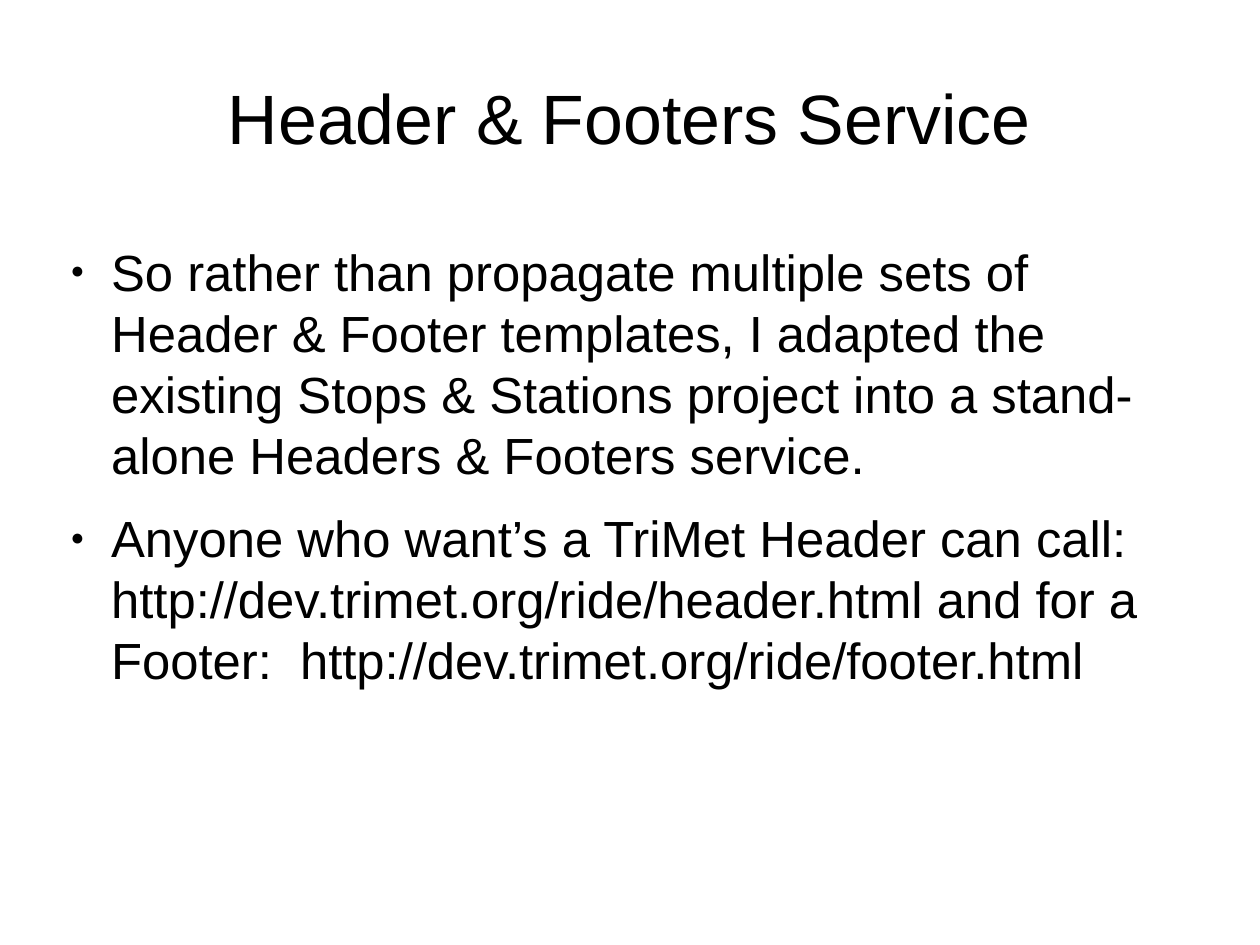
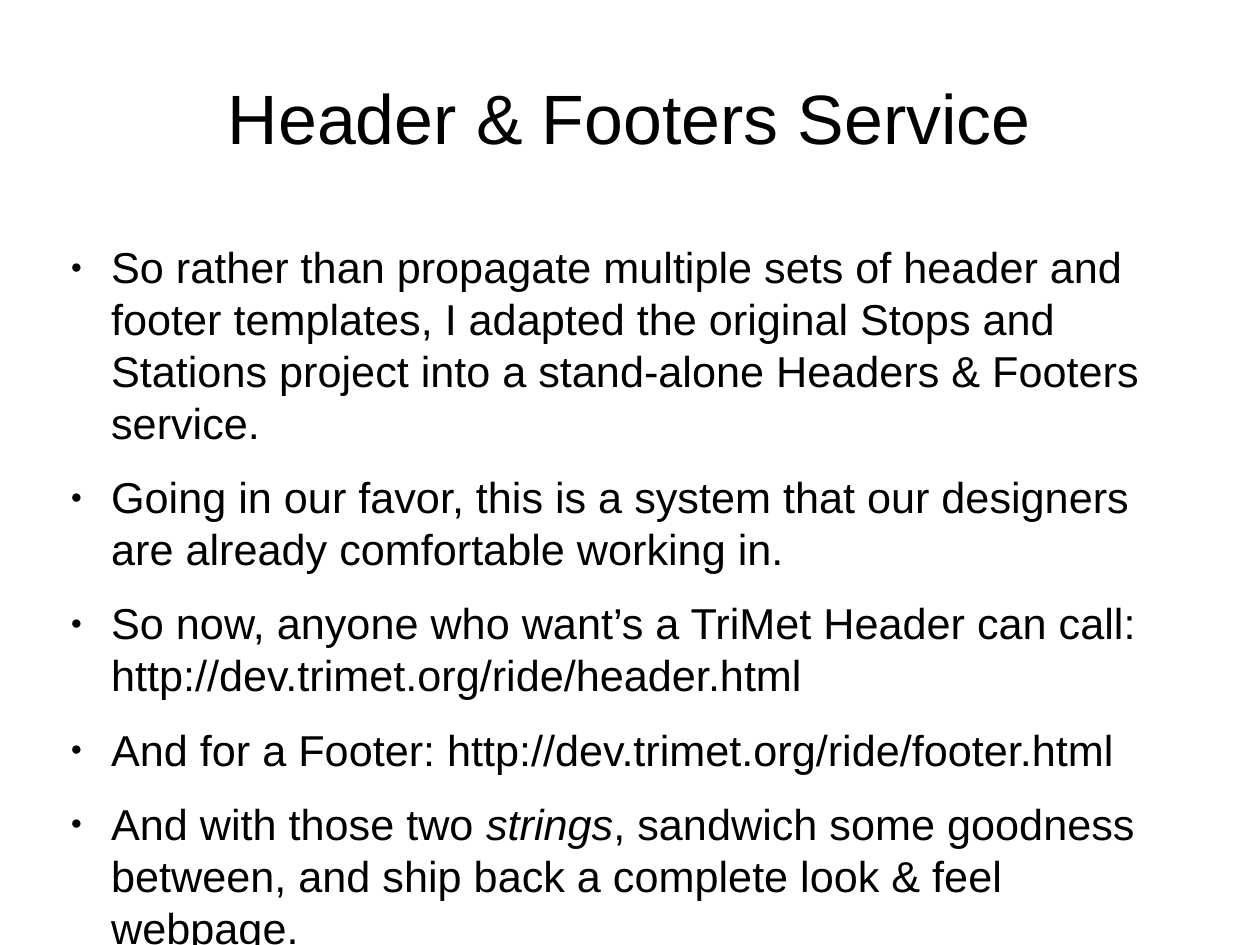
Before and after one commit to OpenTransitTools/view_header_footer, a slide deck: slide 4 of docs/SimpleExplaination.odp. Drawn at 1260x945 pixels with LibreOffice and Linux fonts; fonts in the diff are those of the drawing. Boxes give left, top, right and bottom in pixels: in the first picture for what was removed or moved away, otherwise in the second. Text is boxed around its words. In the diff, an @@ line names an element or a change of style, - is before the commit and + after.

```diff
--- a/docs/SimpleExplaination.odp
+++ b/docs/SimpleExplaination.odp
@@ text at bbox=[111, 251, 1138, 945]: text changed; size 32 to 27.2 pt @@
-● So rather than propagate multiple sets of Header & Footer templates, I adapted the existing Stops & Stations project into a stand-alone Headers & Footers service.
-● Anyone who want’s a TriMet Header can call: http://dev.trimet.org/ride/header.html and for a Footer: http://dev.trimet.org/ride/footer.html
+● So rather than propagate multiple sets of header and footer templates, I adapted the original Stops and Stations project into a stand-alone Headers & Footers service.
+● Going in our favor, this is a system that our designers are already comfortable working in.
+● So now, anyone who want’s a TriMet Header can call: http://dev.trimet.org/ride/header.html
+● And for a Footer: http://dev.trimet.org/ride/footer.html
+● And with those two strings, sandwich some goodness between, and ship back a complete look & feel webpage.
```
Also in this commit, not shown: 2 other slides changed, 1 other file.
